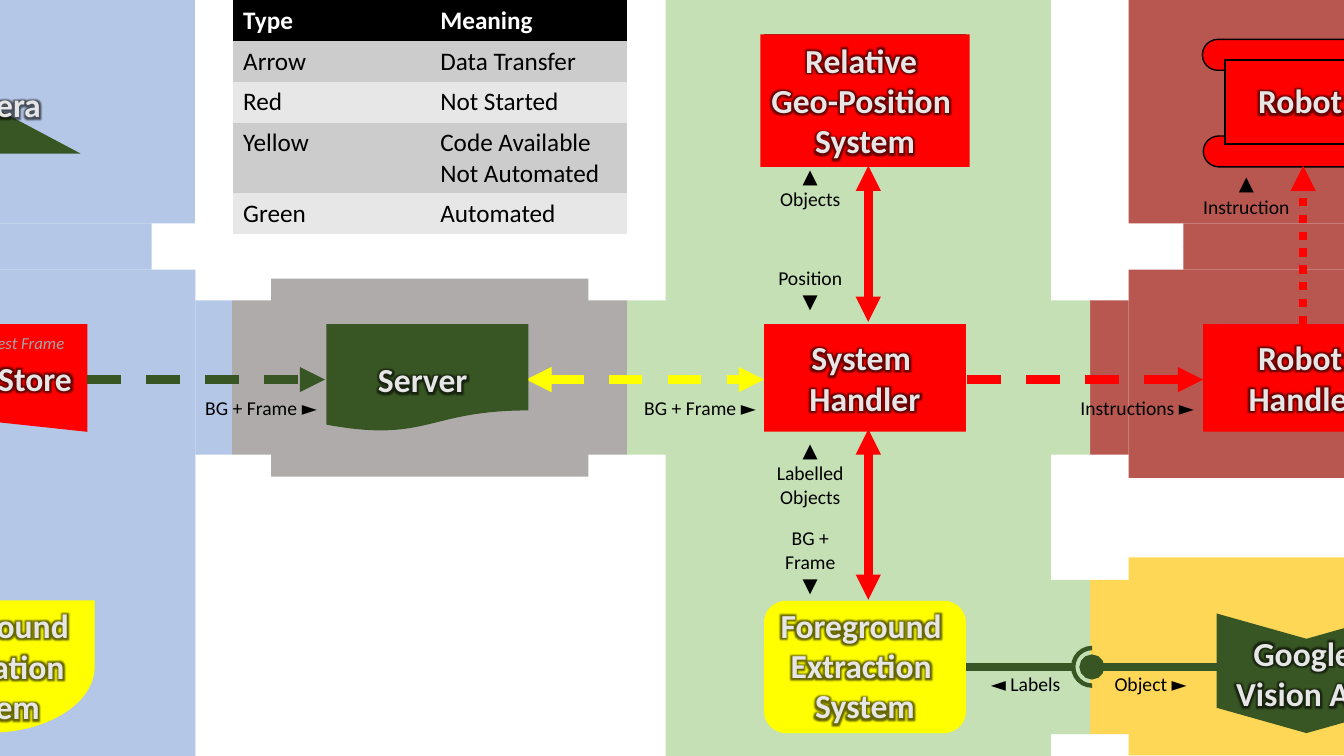
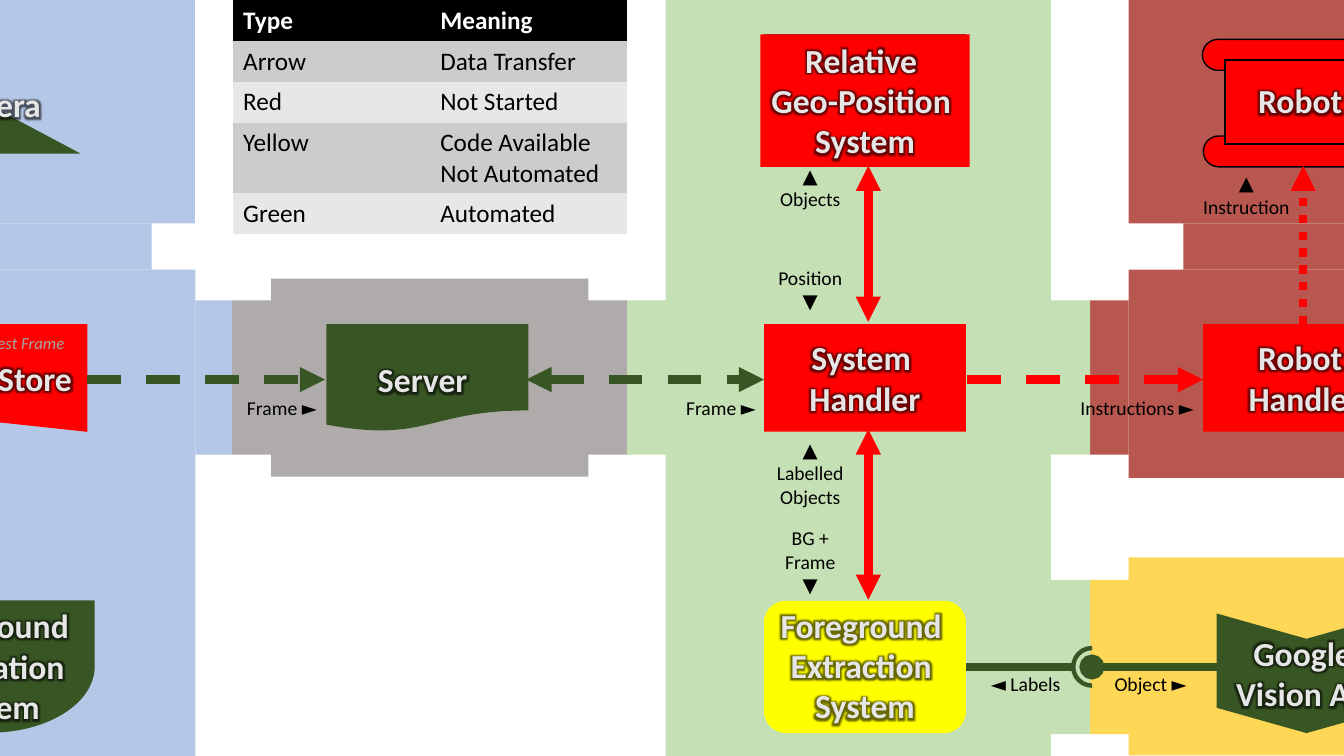
Before and after one commit to Iranaphor/Autonomous-Litter-Collection, a slide deck: slide 8 of Visual Plan.pptx. Drawn at 1344x756 pixels with LibreOffice and Linux fonts; fonts in the diff are those of the drawing. Boxes give left, top, right and bottom in pixels: in the first picture for what was removed or moved away, otherwise in the second. Text is boxed around its words. In the diff, an @@ line names an element or a change of style, - is before the commit and + after.

```diff
--- a/Visual Plan.pptx
+++ b/Visual Plan.pptx
@@ double arrow (526, 380) - (764, 380): stroke #FFFF00 6 pt dashed to #385723 6 pt dashed @@
@@ text at [247, 402, 297, 415]: text changed @@
-BG + Frame ►
+Frame ►
@@ text at [686, 402, 736, 415]: text changed @@
-BG + Frame ►
+Frame ►
@@ flow chart delay at [0, 600, 94, 732]: fill #FFFF00 to #385723 @@
```
Also in this commit, not shown: 1 slide added, 23 other files.
